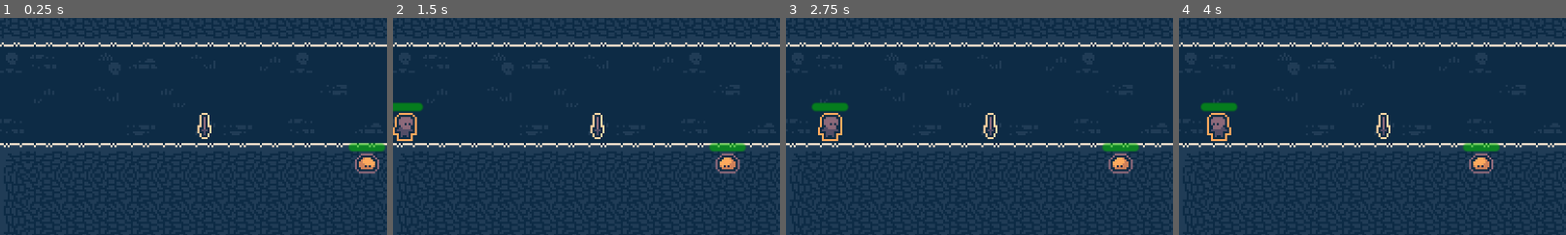
Above: before the commit, frames 1-4 (left to right).
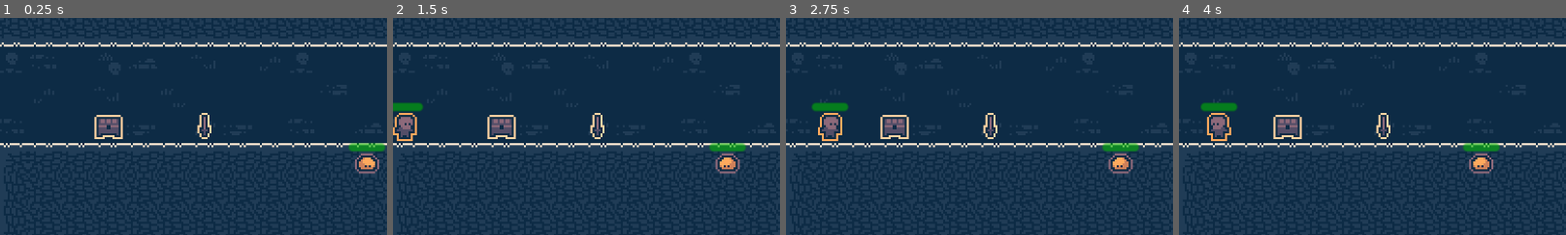
Above: after the commit, the same moments.

Repository: TheArespi/TreasureHunter
Game: Godot game, scene res://Scene/Rooms/Dungeon/dungeon.tscn
Two runs of this game, one before a commit and one after it. Both use one fixed random seed, a clock stepped at 60 frames per second and the inputs below.
Inputs:
- Up to frame 1 (0.25 s): no input
- Up to frame 2 (1.5 s): tap Enter at 0.5 s; hold D (Right) 0.53-1.28 s; hold S (Down) from 1.28 s (still down)
- Up to frame 3 (2.75 s): tap Space at 2 s; release S (Down) at 2.03 s; hold D (Right) from 2.03 s (still down)
- Up to frame 4 (4 s): release D (Right) at 2.78 s; hold W (Up) 2.78-3.53 s; tap Enter at 3.5 s; hold A (Left) from 3.53 s (still down)
The pictures show only the part of the screen within x 21-71%, y 8-58%; the shares and areas given below are measured in that part.

The runs differ from the first frame. In frame 1, 0.7% of the frame differs, in the area x 24-32%, y 44-56%; in frame 2, 0.7%; in frame 3, 0.7%; in frame 4, 0.7%.

Commit message:
Implement treasure

Diff:
--- a/Scene/Entities/Player/player.gd
+++ b/Scene/Entities/Player/player.gd
@@ -12,7 +12,7 @@
 	$Camera2D.limit_bottom = map_limit.end.y * map_cellsize.y
 
 	GlobalStuff.equip.connect(equip)
-	GlobalStuff.addEntity($EntityInformation.entity_name, self)
+	GlobalStuff.add_entity($EntityInformation.entity_name, self)
 
 func _process(_delta):
 	if !$TurnBasedEntity.current_turn:
@@ -34,3 +34,4 @@
 
 func equip(_equipper: String, weapon: Weapon):
 	$CombatInformation.weapon = weapon
+	print("Player found the treasure")
--- a/Scene/Entities/Slime/slime.gd
+++ b/Scene/Entities/Slime/slime.gd
@@ -5,7 +5,7 @@
 
 func _ready():
 	GlobalStuff.update_player_position.connect(player_position_updated)
-	GlobalStuff.addEntity($EntityInformation.entity_name, self)
+	GlobalStuff.add_entity($EntityInformation.entity_name, self)
 
 func _process(_delta):
 	if $TurnBasedEntity.current_turn:
--- a/Scene/Entities/Sword/sword.gd
+++ b/Scene/Entities/Sword/sword.gd
@@ -1,6 +1,7 @@
 extends Area2D
 
 @export var weapon_resource: Weapon
+@export var entity_information: Node
 
 func _ready():
 	position = position.snapped(Vector2.ONE * 16)
@@ -8,4 +9,5 @@
 
 func _on_acquirable_interaction_acquired():
 	GlobalStuff.equip.emit("Player", weapon_resource)
+	GlobalStuff.delete_entity(entity_information.entity_name)
 	queue_free()
--- /dev/null
+++ b/Scene/Entities/Treasure/treasure.gd
@@ -0,0 +1,12 @@
+extends Area2D
+
+func _ready():
+    position = position.snapped(Vector2.ONE * 16)
+    position += Vector2.ONE * 16 / 2
+
+    GlobalStuff.add_entity($EntityInformation.entity_name, self)
+
+func _on_acquirable_interaction_acquired():
+    GlobalStuff.toggle_treasure_acquired()
+    GlobalStuff.delete_entity($EntityInformation.entity_name)
+    queue_free()
--- /dev/null
+++ b/Scene/Entities/Treasure/treasure.tscn
@@ -0,0 +1,31 @@
+[gd_scene load_steps=7 format=3 uid="uid://fhhwdxxrl7nk"]
+
+[ext_resource type="Script" path="res://Scene/Entities/Treasure/treasure.gd" id="1_jphtx"]
+[ext_resource type="Texture2D" uid="uid://b1b4s25ko2566" path="res://Sprites/DungeonEntities.png" id="2_q45s4"]
+[ext_resource type="PackedScene" uid="uid://utrb6m7iolot" path="res://Scene/Components/EntityInformation/entity_information.tscn" id="3_xh8vw"]
+[ext_resource type="PackedScene" uid="uid://b6pdska54fyc5" path="res://Scene/Components/Interactable/interactable.tscn" id="4_r3o28"]
+[ext_resource type="PackedScene" uid="uid://cdp7mv8y3sa1v" path="res://Scene/Components/Interactable/InteractableBehaviour/AcquirableInteraction/acquirable_interaction.tscn" id="5_n2mbk"]
+
+[sub_resource type="RectangleShape2D" id="RectangleShape2D_a50vu"]
+size = Vector2(14, 12)
+
+[node name="Treasure" type="Area2D"]
+script = ExtResource("1_jphtx")
+
+[node name="Sprite2D" type="Sprite2D" parent="."]
+texture_filter = 1
+texture = ExtResource("2_q45s4")
+region_enabled = true
+region_rect = Rect2(32, 16, 16, 16)
+
+[node name="CollisionShape2D" type="CollisionShape2D" parent="."]
+shape = SubResource("RectangleShape2D_a50vu")
+
+[node name="EntityInformation" parent="." instance=ExtResource("3_xh8vw")]
+entity_name = "Treasure"
+
+[node name="Interactable" parent="." instance=ExtResource("4_r3o28")]
+
+[node name="AcquirableInteraction" parent="Interactable" instance=ExtResource("5_n2mbk")]
+
+[connection signal="acquired" from="Interactable/AcquirableInteraction" to="." method="_on_acquirable_interaction_acquired"]
--- a/Scene/Rooms/Dungeon/dungeon.tscn
+++ b/Scene/Rooms/Dungeon/dungeon.tscn
@@ -6,6 +6,7 @@
 [ext_resource type="PackedScene" uid="uid://oy7n40i13nlq" path="res://Scene/Entities/MobSpawner/mob_spawner.tscn" id="4_s0pql"]
 [ext_resource type="PackedScene" uid="uid://0hh7g7ukk0k8" path="res://Scene/Entities/Slime/slime.tscn" id="5_dgy2s"]
 [ext_resource type="PackedScene" uid="uid://b1gdpcanrhfp1" path="res://Scene/Entities/Sword/sword.tscn" id="6_38x4r"]
+[ext_resource type="PackedScene" uid="uid://fhhwdxxrl7nk" path="res://Scene/Entities/Treasure/treasure.tscn" id="7_5c74l"]
 
 [sub_resource type="TileSetAtlasSource" id="TileSetAtlasSource_f5wry"]
 texture = ExtResource("2_jaqm7")
@@ -105,4 +106,7 @@
 [node name="Sword" parent="." instance=ExtResource("6_38x4r")]
 position = Vector2(182, 69)
 
+[node name="Treasure" parent="." instance=ExtResource("7_5c74l")]
+position = Vector2(134, 67)
+
 [connection signal="mob_spawning_done" from="MobSpawner" to="." method="_on_mob_spawner_mob_spawning_done"]
--- a/Scene/Scripts/global_stuff.gd
+++ b/Scene/Scripts/global_stuff.gd
@@ -1,6 +1,7 @@
 extends Node
 
-var entities= {}
+var entities = {}
+var treasure_acquired: bool = false
 
 signal interaction(interactor: String, interacted: String)
 
@@ -13,6 +14,13 @@
 
 signal equip(equiper: String, weapon: Weapon)
 
-func addEntity(entity_name: String, entity: Node):
+func add_entity(entity_name: String, entity: Node):
 	entities[entity_name] = entity
-	print("Entities updated: ", entities)
+	print("Adding ", entity_name, " to entities")
+
+func delete_entity(entity_name: String):
+	entities.erase(entity_name)
+	print("Removing ", entity_name, " from entities")
+
+func toggle_treasure_acquired():
+	treasure_acquired = true
Not shown: 1 places in Scene/Rooms/Dungeon/dungeon.tscn that only renumber resources
